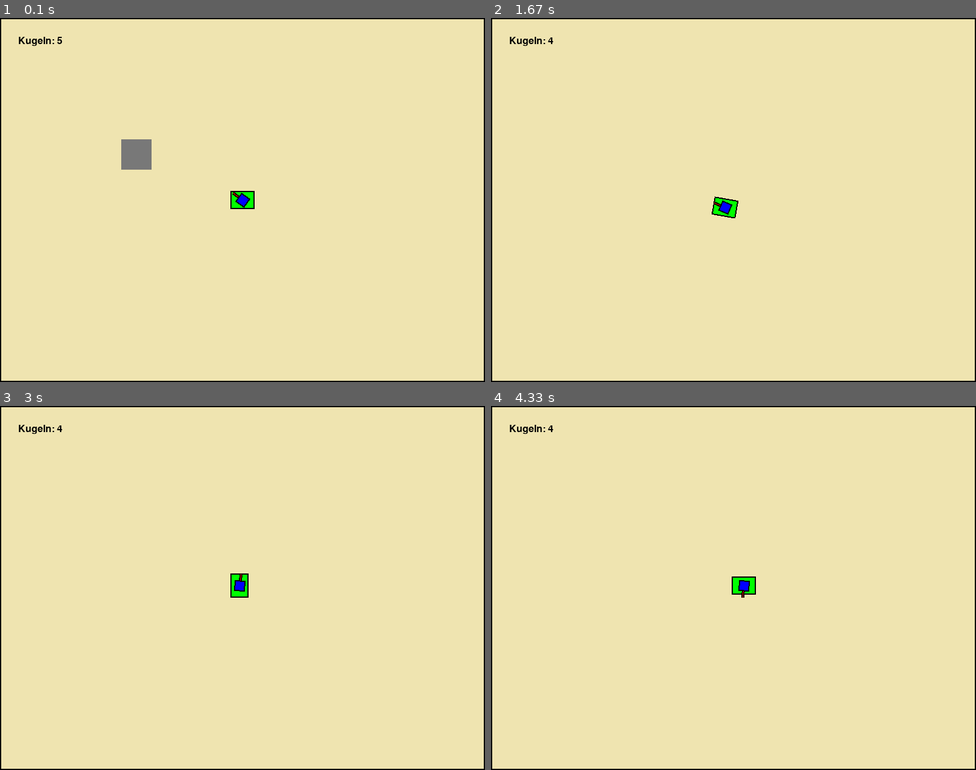
Above: before the commit, frames 1-4 (two rows, left to right).
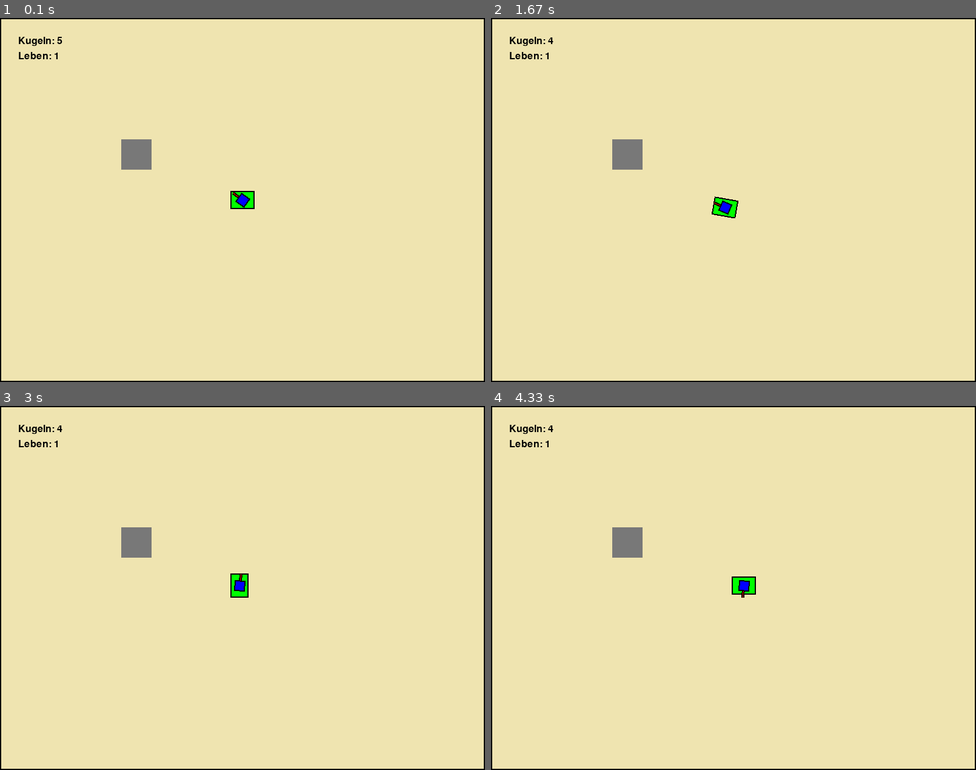
Above: after the commit, the same moments.

Repository: Keksfabrik-glitch/Panzerkiste
Game: pygame game, started from panzer.py
The game is run twice, just before and just after one commit, with the same random seed, the same clock (stepped at 60 frames per second) and the same inputs.
Inputs (mouse positions are in pixels of both pictures, inside the frame that each line leads up to):
- Up to frame 1 (0.1 s): no input
- Up to frame 2 (1.67 s): click "Kugeln: 5" at 0.38 s; hold D 0.67-1.13 s; move the mouse to (888, 189) at 0.7 s; hold W 1.17-1.47 s; move the mouse to (617, 203) at 1.2 s; hold D from 1.5 s (still down); move the mouse to (583, 145) at 1.53 s
- Up to frame 3 (3 s): release D at 1.97 s; hold A 2-2.53 s; move the mouse to (315, 460) at 2.03 s; hold S 2.57-2.87 s; move the mouse to (300, 620) at 2.6 s; hold A from 2.9 s (still down); move the mouse to (252, 464) at 2.93 s
- Up to frame 4 (4.33 s): release A at 3.3 s; hold W 3.33-3.7 s; move the mouse to (558, 577) at 3.37 s; hold D from 3.73 s (still down); move the mouse to (738, 624) at 3.77 s

The runs differ from the first frame. In frame 1, less than 0.1% of the frame differs, in the area x 3-12%, y 9-12%; in frame 2, 0.6%, in the area x 3-32%, y 9-42%; in frame 3, 0.6%; in frame 4, 0.6%.

Commit message:
Fix des Mienen-Spielerschadens Debug

Diff:
--- a/panzer.py
+++ b/panzer.py
@@ -48,7 +48,6 @@
         self.mienenPos = []
         self.winkel = 0
         self.turmWinkel = 0
-        self.leben = 3
     def Drehen(self,Um):
 
         self.richtung += Um
@@ -145,6 +144,7 @@
         getroffeneWand = pygame.sprite.spritecollideany(self, wände)
         if getroffeneWand:
             if getroffeneWand.zersörbarkeit:
+                explosions_gruppe.add(Explosion(self.rect.centerx, self.rect.centery))
                 getroffeneWand.schaden()
                 self.kill()
             else:
@@ -202,7 +202,7 @@
 wände.add(Wall(0, HEIGHT - 2, WIDTH, 2))      # Unten
 wände.add(Wall(0, 0, 2, HEIGHT))              # Links
 wände.add(Wall(WIDTH - 2, 0, 2, HEIGHT))      # Rechts
-wände.add(Wall(200, 200, 50, 50, zersörbarkeit=True, leben=1))  # zerstörbar
+wände.add(Wall(200, 200, 50, 50, zersörbarkeit=True, leben=2))  # zerstörbar
 
 
 # Haupt-Game Loop
@@ -257,19 +257,18 @@
             pygame.draw.circle(explosions_sprite.image, (255, 0, 0, 128), (radius, radius), radius)
             explosions_sprite.rect = explosions_sprite.image.get_rect(center=(m['pos'].x, m['pos'].y))
             explosions_sprite.mask = pygame.mask.from_surface(explosions_sprite.image)
-            # Kollisionnen
+            # Kollisionen
             getroffeneWand = pygame.sprite.spritecollideany(explosions_sprite, wände, collided=pygame.sprite.collide_mask)
             if getroffeneWand:
                 if getroffeneWand.zersörbarkeit:
                     getroffeneWand.schaden()
 
-            #getroffenenPlayer = pygame.sprite.spritecollideany(explosions_sprite, panzer_mask, collided=pygame.sprite.collide_mask)
-            #if getroffenenPlayer:
-            #    if getroffenenPlayer.leben:
-            #        if getroffenenPlayer.leben >= 1:
-            #            getroffenenPlayer.leben -= 1
-            #        if getroffenenPlayer.leben <= 0:
-            #            print("Ende")
+            offset = (gedreht_rect.left - explosions_sprite.rect.left,gedreht_rect.top - explosions_sprite.rect.top)
+            if explosions_sprite.mask.overlap(panzer_mask, offset):
+                player.leben -= 1
+            if player.leben <= 0:
+                print("Ende")
+                #running = False
         else:
             if rest <= 2:   # letzte 2 Sekunden
                 # schneller Blinken
@@ -309,8 +308,10 @@
     explosions_gruppe.draw(screen)
     #TEXT: ZEICHNEN
     font = pygame.font.SysFont(None, 24)
-    text = font.render("Kugeln: {}".format(player.kugeln), True, SCHWARZ)
-    screen.blit(text, (30, 30))
+    text1 = font.render("Kugeln: {}".format(player.kugeln), True, SCHWARZ)
+    screen.blit(text1, (30, 30))
+    text2 = font.render("Leben: {}".format(player.leben), True, SCHWARZ)
+    screen.blit(text2, (30, 55))
     pygame.display.flip()
     clock.tick(60)
 
